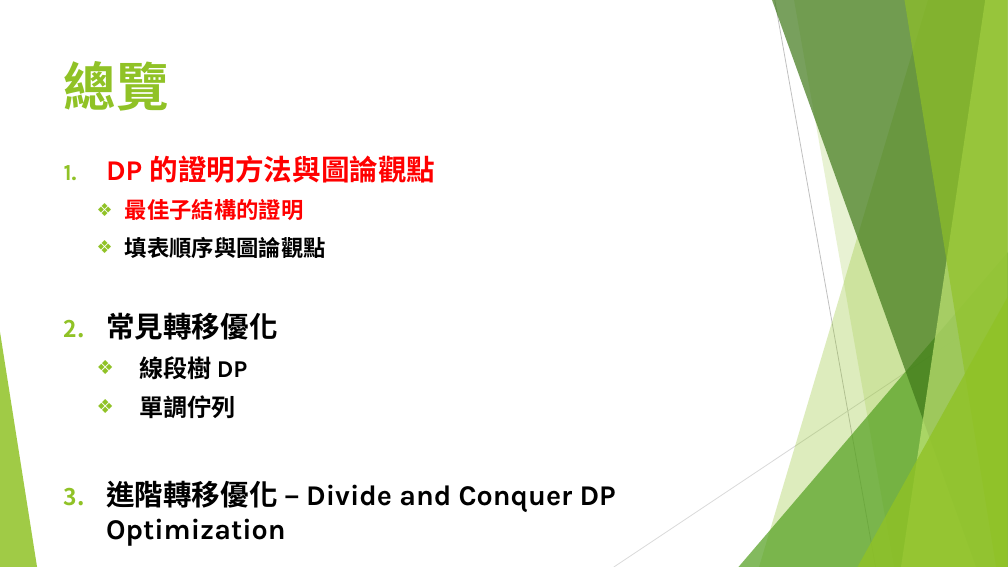
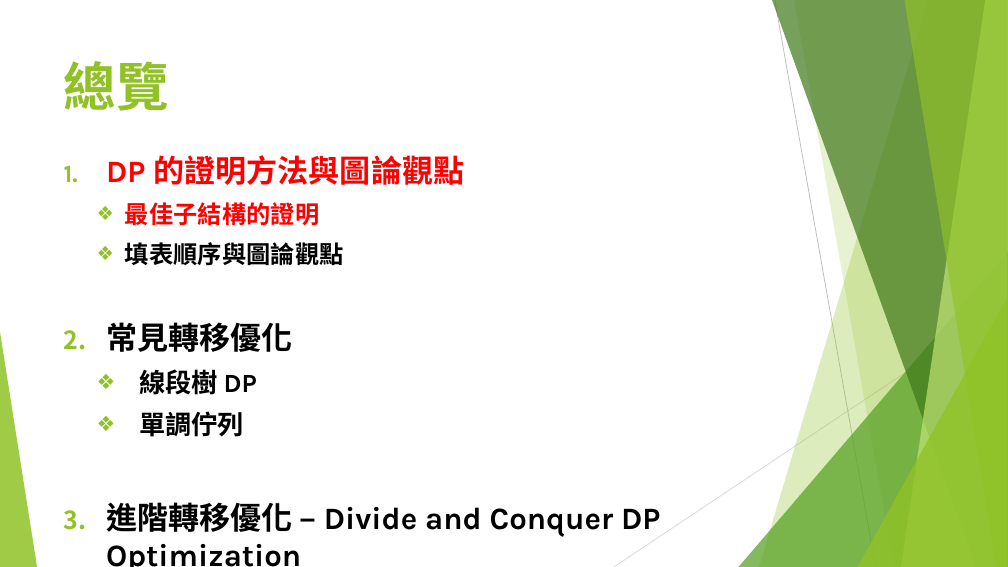
Before and after one commit to S920105123/IONC-2020-adv-DP, a slide deck: slide 4 of presentation/進階動態規劃2020.pptx. Drawn at 1008x567 pixels with LibreOffice and Linux fonts; fonts in the diff are those of the drawing. Boxes give left, top, right and bottom in pixels: in the first picture for what was removed or moved away, otherwise in the second. Text is boxed around its words. In the diff, an @@ line names an element or a change of style, - is before the commit and + after.

```diff
--- a/presentation/進階動態規劃2020.pptx
+++ b/presentation/進階動態規劃2020.pptx
@@ text "DP 的證明方法與圖論觀點" at (106,155,660,536): size 27.2 to 29.6 pt in "DP 的證明方法與圖論觀點", "常見轉移優化", "進階轉移優化 – Divide and Conquer DP Optimization"; size 21.2 to 23.1 pt in "最佳子結構的證明", "填表順序與圖論觀點"; size 22.9 to 25 pt in "線段樹 DP", "單調佇列" @@
```
Also in this commit, not shown: 7 other slides changed, 1 slide removed.
